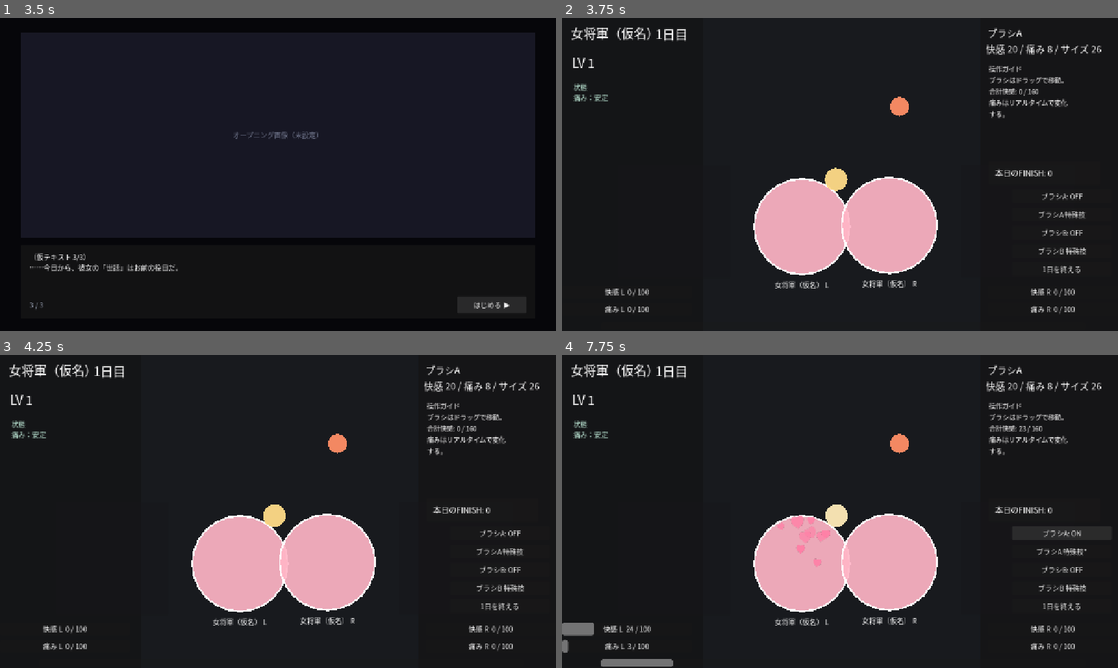
Above: before the commit, frames 1-4 (two rows, left to right).
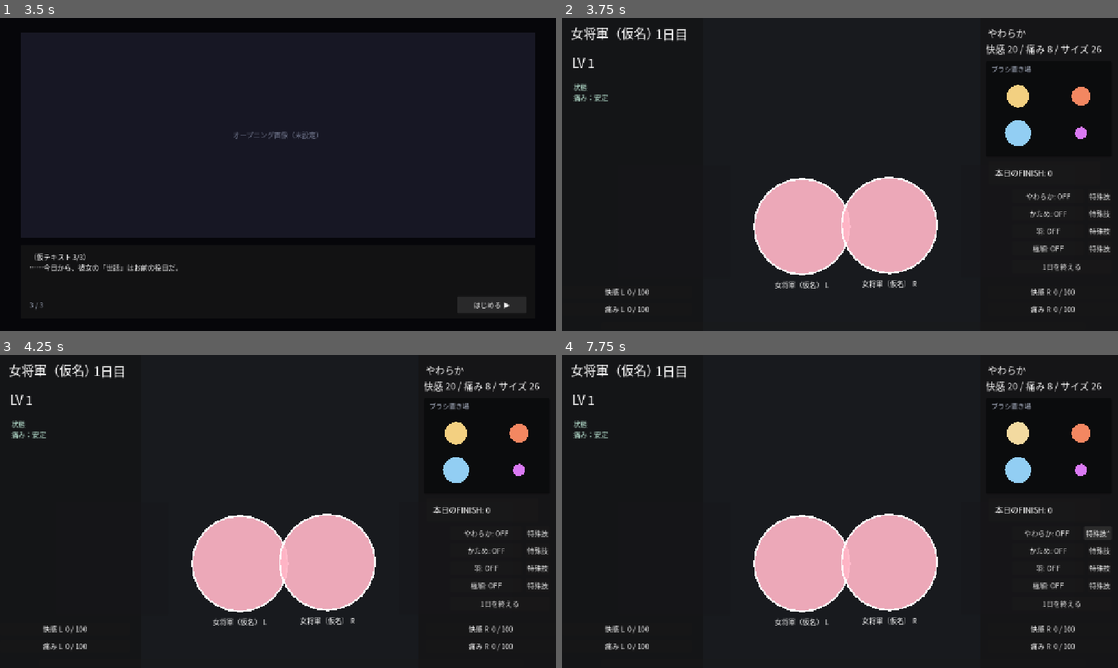
Above: after the commit, the same moments.

Repository: ankored33/slime
Game: Godot game, scene res://scenes/main.tscn
Two runs of this game, one before a commit and one after it. Both use one fixed random seed, a clock stepped at 60 frames per second and the inputs below.
Inputs (mouse positions are in pixels of both pictures, inside the frame that each line leads up to):
- Up to frame 1 (3.5 s): click "はじめる" at 0.5 s; click "この娘をいじる" at 1.25 s; click "次へ ▼" at 2 s; click "次へ ▼" at 2.75 s
- Up to frame 2 (3.75 s): click "はじめる ▶" at 3.5 s
- Up to frame 3 (4.25 s): no input
- Up to frame 4 (7.75 s): click (1062, 533) at 4.25 s, where only the run before the commit has a clickable "ブラシA: OFF"; click (1062, 533) at 5 s, where only the run before the commit has a clickable "ブラシA: ON"; click (1062, 552) at 5.75 s, where only the run before the commit has a clickable "ブラシA 特殊技"; click (1062, 552) at 6.5 s, where only the run before the commit has a clickable "ブラシA 特殊技*"; click (1101, 533) at 7.25 s, where only the run after the commit has a clickable "特殊技"

Frame 1 is identical in both runs. In frame 2, 2.7% of the frame differs, in the area x 47-99%, y 3-82%; in frame 3, 2.7%; in frame 4, 3.8%, in the area x 0-99%, y 3-100%.

Commit message:
Expand polish screen: brush rack and four distinct brushes
Replaces the operation-guide text with a brush rack panel in the
upper right; brushes line up there on day start/reset and are
dragged out to use. Adds feather (safe, weak) and fine-point
(risky, strong) brushes alongside soft/firm, gives brushes display
names, and generates toggle/special buttons dynamically so new
brushes only need a scene instance and a rack slot entry.

Co-Authored-By: Claude Fable 5 <noreply@anthropic.com>

Diff:
--- a/godot/scenes/game_screen.tscn
+++ b/godot/scenes/game_screen.tscn
@@ -52,6 +52,24 @@
 anchor_bottom = 1.0
 grow_horizontal = 2
 grow_vertical = 2
+
+[node name="BrushRack" type="Panel" parent="Playfield"]
+self_modulate = Color(0.145098, 0.180392, 0.25098, 0.92)
+layout_mode = 0
+offset_left = 976.0
+offset_top = 100.0
+offset_right = 1266.0
+offset_bottom = 320.0
+
+[node name="RackLabel" type="Label" parent="Playfield/BrushRack"]
+layout_mode = 0
+offset_left = 12.0
+offset_top = 6.0
+offset_right = 220.0
+offset_bottom = 30.0
+theme_override_font_sizes/font_size = 15
+modulate = Color(0.78, 0.82, 0.9, 0.9)
+text = "ブラシ置き場"
 
 [node name="ZoomLeft" type="Panel" parent="Playfield" unique_id=1791844975]
 self_modulate = Color(0.866667, 0.866667, 1, 0.75)
@@ -83,17 +101,39 @@
 radius = 20.0
 
 [node name="BrushA" parent="Playfield" unique_id=1919971458 instance=ExtResource("5")]
-position = Vector2(577, 446)
+position = Vector2(1050, 180)
 brush_id = "brush-a"
+display_name = "やわらか"
 hit_radius = 26.0
 
 [node name="BrushB" parent="Playfield" unique_id=886467796 instance=ExtResource("5")]
-position = Vector2(777, 204)
+position = Vector2(1195, 180)
 brush_id = "brush-b"
+display_name = "かため"
 hit_radius = 22.0
 polish_gain_per_sec = 24.0
 pain_gain_per_sec = 11.0
 fill_color = Color(1, 0.560784, 0.4, 0.95)
+
+[node name="BrushC" parent="Playfield" instance=ExtResource("5")]
+position = Vector2(1050, 265)
+brush_id = "brush-c"
+display_name = "羽"
+hit_radius = 30.0
+polish_gain_per_sec = 12.0
+pain_gain_per_sec = 2.0
+special_multiplier = 2.2
+fill_color = Color(0.6, 0.85, 1, 0.95)
+
+[node name="BrushD" parent="Playfield" instance=ExtResource("5")]
+position = Vector2(1195, 265)
+brush_id = "brush-d"
+display_name = "極細"
+hit_radius = 14.0
+polish_gain_per_sec = 34.0
+pain_gain_per_sec = 18.0
+special_multiplier = 1.5
+fill_color = Color(0.9, 0.5, 1, 0.95)
 
 [node name="Hud" type="Control" parent="." unique_id=1008816429]
 layout_mode = 1
@@ -220,34 +260,13 @@
 offset_bottom = 678.0
 theme_override_constants/separation = 10
 
-[node name="BrushAToggle" type="Button" parent="Hud/Controls" unique_id=1775050072]
-layout_mode = 2
-text = "ブラシA: OFF"
-
-[node name="BrushASpecial" type="Button" parent="Hud/Controls" unique_id=1153918083]
-layout_mode = 2
-text = "ブラシA 特殊技"
-
-[node name="BrushBToggle" type="Button" parent="Hud/Controls" unique_id=153784150]
-layout_mode = 2
-text = "ブラシB: OFF"
-
-[node name="BrushBSpecial" type="Button" parent="Hud/Controls" unique_id=458990346]
-layout_mode = 2
-text = "ブラシB 特殊技"
+[node name="BrushButtons" type="VBoxContainer" parent="Hud/Controls"]
+layout_mode = 2
+theme_override_constants/separation = 8
 
 [node name="EndDayButton" type="Button" parent="Hud/Controls" unique_id=1017712887]
 layout_mode = 2
 text = "1日を終える"
-
-[node name="DebugLabel" type="Label" parent="Hud" unique_id=2081223899]
-layout_mode = 0
-offset_left = 983.0
-offset_top = 105.0
-offset_right = 1169.0
-offset_bottom = 318.0
-theme_override_font_sizes/font_size = 15
-autowrap_mode = 3
 
 [node name="CharaNameLabel" type="Label" parent="Hud" unique_id=1875689029]
 layout_mode = 0
--- a/godot/scripts/brush.gd
+++ b/godot/scripts/brush.gd
@@ -3,6 +3,7 @@
 extends Area2D
 
 @export var brush_id := ""
+@export var display_name := ""
 @export var hit_radius := 20.0:
 	set(value):
 		hit_radius = max(value, 2.0)
--- a/godot/scripts/game_screen.gd
+++ b/godot/scripts/game_screen.gd
@@ -5,6 +5,14 @@
 @export var follow_speed := 16.0
 @export var finish_threshold := 160.0
 @export var finish_fx_duration := 5.0
+
+# 右パネル上部のブラシ置き場。開始・リセット時にブラシをここへ戻す。
+const BRUSH_RACK_SLOTS := {
+	"brush-a": Vector2(1050, 180),
+	"brush-b": Vector2(1195, 180),
+	"brush-c": Vector2(1050, 265),
+	"brush-d": Vector2(1195, 265)
+}
 
 var _held_brush: Brush
 var _finish_fx_time_left := 0.0
@@ -19,8 +27,10 @@
 var _day_finish_count := 0
 var _is_running := false
 
+var _brush_toggle_buttons: Dictionary = {}
+var _brush_special_buttons: Dictionary = {}
+
 @onready var _playfield: Control = $Playfield
-@onready var _debug_label: Label = $Hud/DebugLabel
 @onready var _title_label: Label = $Hud/CharaNameLabel
 @onready var _meta_label: Label = $Hud/LevelLabel
 @onready var _danger_label: RichTextLabel = $Hud/ConditionLabel
@@ -31,37 +41,52 @@
 @onready var _finish_label: Label = $Hud/FinishLabel
 @onready var _day_finish_label: Label = $Hud/DayStats/Margin/FinishCount
 @onready var _end_day_button: Button = $Hud/Controls/EndDayButton
-@onready var _brush_a_toggle: Button = $Hud/Controls/BrushAToggle
-@onready var _brush_b_toggle: Button = $Hud/Controls/BrushBToggle
-@onready var _brush_a_special: Button = $Hud/Controls/BrushASpecial
-@onready var _brush_b_special: Button = $Hud/Controls/BrushBSpecial
+@onready var _brush_button_rows: VBoxContainer = $Hud/Controls/BrushButtons
 @onready var _left_slime: SlimeTarget = $Playfield/LeftSlime
 @onready var _right_slime: SlimeTarget = $Playfield/RightSlime
 
 func _ready() -> void:
-	_configure_mouse_filters()
 	_collect_gauges()
 	_collect_brushes()
 	_collect_walls()
+	_build_brush_controls()
+	_configure_mouse_filters()
 	_end_day_button.pressed.connect(_on_end_day_pressed)
-	_brush_a_toggle.pressed.connect(_on_brush_toggle_pressed.bind("brush-a"))
-	_brush_b_toggle.pressed.connect(_on_brush_toggle_pressed.bind("brush-b"))
-	_brush_a_special.pressed.connect(_on_brush_special_pressed.bind("brush-a"))
-	_brush_b_special.pressed.connect(_on_brush_special_pressed.bind("brush-b"))
 	_update_gauges()
 	_update_brush_controls()
-	_refresh_debug_text()
 	reset_day()
+
+func _sorted_brush_ids() -> Array:
+	var ids := _brush_map.keys()
+	ids.sort()
+	return ids
+
+func _build_brush_controls() -> void:
+	for brush_id: String in _sorted_brush_ids():
+		var row := HBoxContainer.new()
+		row.add_theme_constant_override("separation", 8)
+		var toggle := Button.new()
+		toggle.size_flags_horizontal = Control.SIZE_EXPAND_FILL
+		toggle.pressed.connect(_on_brush_toggle_pressed.bind(brush_id))
+		row.add_child(toggle)
+		var special := Button.new()
+		special.pressed.connect(_on_brush_special_pressed.bind(brush_id))
+		row.add_child(special)
+		_brush_button_rows.add_child(row)
+		_brush_toggle_buttons[brush_id] = toggle
+		_brush_special_buttons[brush_id] = special
+
+func _interactive_controls() -> Array[Control]:
+	var controls: Array[Control] = [_end_day_button]
+	for button: Button in _brush_toggle_buttons.values():
+		controls.append(button)
+	for button: Button in _brush_special_buttons.values():
+		controls.append(button)
+	return controls
 
 func _configure_mouse_filters() -> void:
 	# Keep only actionable controls (buttons) consuming mouse input.
-	var interactive_controls: Array[Control] = [
-		_end_day_button,
-		_brush_a_toggle,
-		_brush_b_toggle,
-		_brush_a_special,
-		_brush_b_special
-	]
+	var interactive_controls := _interactive_controls()
 	var interactive_set: Dictionary = {}
 	for node in interactive_controls:
 		interactive_set[node] = true
@@ -93,14 +118,7 @@
 		_held_brush.position = _clamp_brush_to_playfield(_to_playfield_local(event.position), _held_brush)
 
 func _is_over_interactive_ui(global_pos: Vector2) -> bool:
-	var interactive_controls: Array[Control] = [
-		_end_day_button,
-		_brush_a_toggle,
-		_brush_b_toggle,
-		_brush_a_special,
-		_brush_b_special
-	]
-	for node in interactive_controls:
+	for node in _interactive_controls():
 		if node != null and node.get_global_rect().has_point(global_pos):
 			return true
 	return false
@@ -128,7 +146,6 @@
 		_check_failure()
 	_update_gauges()
 	_update_brush_controls()
-	_refresh_debug_text()
 
 func setup_species(species: Dictionary) -> void:
 	_species = species.duplicate(true)
@@ -173,15 +190,16 @@
 		"left": {"polish": 0.0, "pain": 0.0},
 		"right": {"polish": 0.0, "pain": 0.0}
 	}
-	for brush in _brush_map.values():
+	for brush: Brush in _brush_map.values():
 		brush.is_active = false
 		brush.special_time_left = 0.0
+		if BRUSH_RACK_SLOTS.has(brush.brush_id):
+			brush.position = BRUSH_RACK_SLOTS[brush.brush_id]
 	for slime: SlimeTarget in get_tree().get_nodes_in_group("slime_targets"):
 		slime.reset_pressure()
 		slime.set_hearts_active(false)
 	_update_gauges()
 	_update_brush_controls()
-	_refresh_debug_text()
 
 func _collect_gauges() -> void:
 	for gauge in get_tree().get_nodes_in_group("named_gauges"):
@@ -258,12 +276,6 @@
 	if gauge != null:
 		gauge.set_gauge_value(current, 100.0)
 
-func _refresh_debug_text() -> void:
-	_debug_label.text = "操作ガイド\nブラシはドラッグで移動。\n合計快感: %d / %d\n痛みはリアルタイムで変化する。" % [
-		int(round(_get_combined_polish())),
-		int(round(finish_threshold))
-	]
-
 func _to_playfield_local(global_position: Vector2) -> Vector2:
 	return _playfield.get_global_transform().affine_inverse() * global_position
 
@@ -285,30 +297,29 @@
 	_update_brush_controls()
 
 func _update_brush_controls() -> void:
-	var brush_a: Brush = _brush_map.get("brush-a")
-	var brush_b: Brush = _brush_map.get("brush-b")
-	if brush_a != null:
-		_brush_a_toggle.text = "ブラシA: ON" if brush_a.is_active else "ブラシA: OFF"
-		_brush_a_special.text = "ブラシA 特殊技*" if brush_a.is_special_active() else "ブラシA 特殊技"
-	if brush_b != null:
-		_brush_b_toggle.text = "ブラシB: ON" if brush_b.is_active else "ブラシB: OFF"
-		_brush_b_special.text = "ブラシB 特殊技*" if brush_b.is_special_active() else "ブラシB 特殊技"
-	var selected_brush: Brush = _held_brush if _held_brush != null else brush_a
+	for brush_id: String in _brush_toggle_buttons:
+		var brush: Brush = _brush_map.get(brush_id)
+		if brush == null:
+			continue
+		var toggle: Button = _brush_toggle_buttons[brush_id]
+		toggle.text = "%s: %s" % [_brush_display_name(brush), "ON" if brush.is_active else "OFF"]
+		var special: Button = _brush_special_buttons[brush_id]
+		special.text = "特殊技*" if brush.is_special_active() else "特殊技"
+	var selected_brush: Brush = _held_brush
+	if selected_brush == null and not _brush_map.is_empty():
+		selected_brush = _brush_map.get(_sorted_brush_ids()[0])
 	if selected_brush != null:
-		_brush_name_label.text = _brush_display_name(selected_brush.brush_id)
+		_brush_name_label.text = _brush_display_name(selected_brush)
 		_brush_spec_label.text = "快感 %d / 痛み %d / サイズ %d" % [
 			int(round(selected_brush.polish_gain_per_sec)),
 			int(round(selected_brush.pain_gain_per_sec)),
 			int(round(selected_brush.hit_radius))
 		]
 
-func _brush_display_name(brush_id: String) -> String:
-	match brush_id:
-		"brush-a":
-			return "ブラシA"
-		"brush-b":
-			return "ブラシB"
-	return brush_id.capitalize().replace("-", " ")
+func _brush_display_name(brush: Brush) -> String:
+	if brush.display_name != "":
+		return brush.display_name
+	return brush.brush_id.capitalize().replace("-", " ")
 
 func _get_combined_polish() -> float:
 	return float(_slime_state["left"]["polish"]) + float(_slime_state["right"]["polish"])
